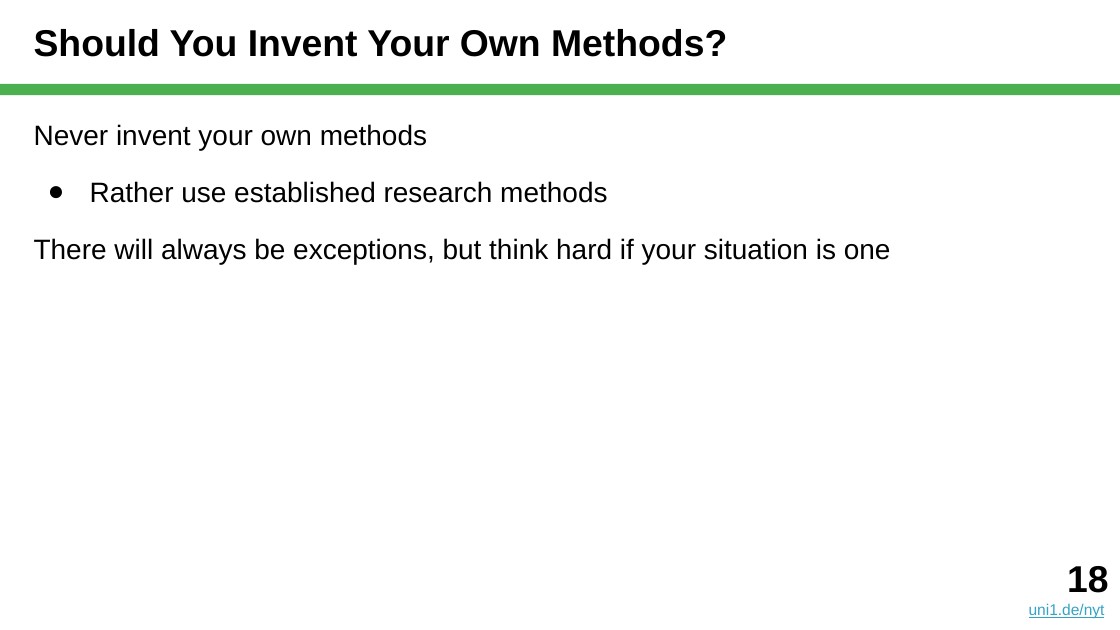
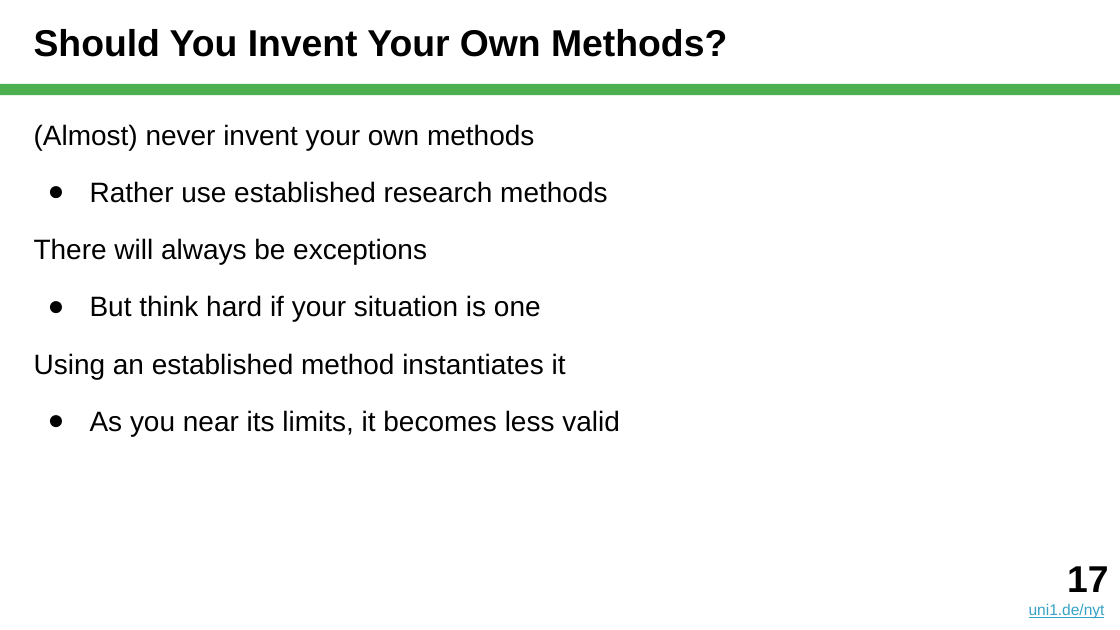
Before and after one commit to dirkriehle/nyt-course, a slide deck: slide 17 of Lecture slides/NYT B02 - Scientific Research.pptx (slide 18 before the commit). Drawn at 1120x630 pixels with LibreOffice and Linux fonts; fonts in the diff are those of the drawing. Boxes give left, top, right and bottom in pixels: in the first picture for what was removed or moved away, otherwise in the second. Text is boxed around its words. In the diff, an @@ line names an element or a change of style, - is before the commit and + after.

```diff
--- a/Lecture slides/NYT B02 - Scientific Research.pptx
+++ b/Lecture slides/NYT B02 - Scientific Research.pptx
@@ text at <box>34,124,534,150</box>: text changed @@
-Never invent your own methods
+(Almost) never invent your own methods
@@ text at <box>34,238,620,436</box>: text changed @@
-There will always be exceptions, but think hard if your situation is one
+There will always be exceptions
+● But think hard if your situation is one
+Using an established method instantiates it
+● As you near its limits, it becomes less valid
@@ text at <box>1067,566,1108,592</box>: text changed @@
-18
+17
```
Also in this commit, not shown: 9 other slides changed, 1 slide removed, 1 other file.
